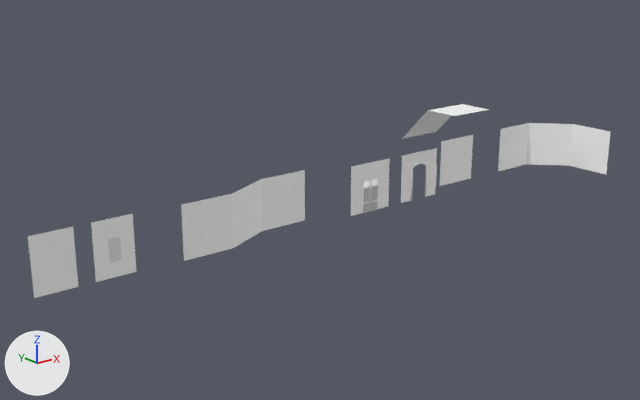
Before and after pictures for a commit that changed the FBX model LaunchpadMacaques_Capstone/Assets/Models/wall_Maya.fbx.
Before and after are seen from a 50 mm camera at (-993.0, -899.0, 348.0) aimed at (-297.0, -29.0, 0.0). Lighting does not change. The marker at lower left points along +X, +Y and +Z. Where no turn or scale is listed for an object, it has been applied to the vertices. Vertices at the same position are counted once.

Objects in the first picture: 'Door_Frame', 'Door_Frame.001', 'Door_L', 'Door_R', 'Long wall_LOD2.003', 'Long wall_LOD2.004', 'Roof/floor', 'Round wall', 'Short wall_LOD2', 'Short wall_LOD2.001', 'arch'.
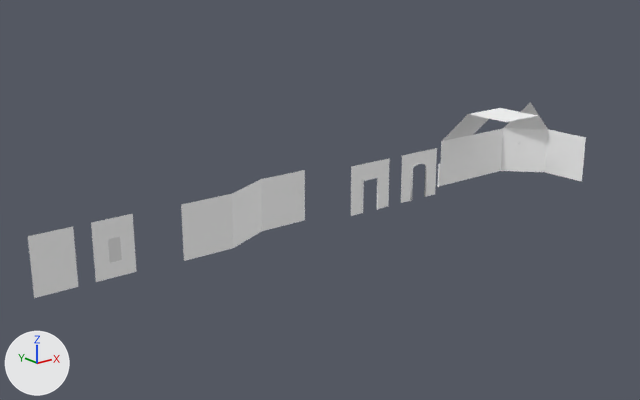
Where the newer file only moved an object's origin or applied its transform, the numbers keep the older frame.

The change, as a list of edits to the scene's bpy script:
```text
Change me_mesh_012:
    where me_mesh_012.from_pydata(...)  # 25 vertices, 16 faces; spans x -70.0..0.0, y 0.0..50.0, z 0.0
    used by ob_roof_floor; location = (-54.0, -100.0, 101.0)
    me_mesh_012 part 1: the whole mesh is scaled about its middle by (1, 1.4, 1), then moved by (78.2, -13.7, -14.9)
Add me_mesh_018:
    me_mesh_018.from_pydata([(-49.5, 49.5, 0.0), (-49.5, 0.0, 49.5), (0.0, 0.0, 0.0)], [], [(1, 0, 2)])
    me_mesh_018.materials.append(mat_brick)  # its picture is missing
Change ob_door_r:
    ob_door_r.location: (-222.0, -30.0, -34.0) -> (53.0, -69.0, 30.0)
    ob_door_r.rotation_euler: (0.0, 0.0, 0.0) -> (-3.142, 0.0, 0.0)  # degrees (0, 0, 0) -> degrees (-180, 0, 0)
    ob_door_r.scale: (1.0, 1.0, 1.0) -> (0.25, 0.354, 0.01)
Change ob_wood_trim:
    ob_wood_trim.location: (-53.0, -4.0, -34.0) -> (-46.0, -4.0, -34.0)
Change ob_arch:
    ob_arch.location: (-54.0, 0.0, 51.0) -> (24.0, -4.0, 36.0)
Change ob_round_wall:
    ob_round_wall.location: (208.0, -124.0, -34.0) -> (144.0, -124.0, -34.0)
Change ob_door_l:
    ob_door_l.location: (-196.0, -30.0, -34.0) -> (53.0, -69.0, 30.0)
    ob_door_l.rotation_euler: (0.0, 0.0, 0.0) -> (-3.142, 0.0, 0.0)  # degrees (0, 0, 0) -> degrees (-180, 0, 0)
    ob_door_l.scale: (1.0, 1.0, 1.0) -> (0.25, 0.354, 0.01)
Add ob_arch__round_wall:
    ob_arch__round_wall = bpy.data.objects.new('arch (Round wall)', me_mesh_018)
    ob_arch__round_wall.location = (144.0, -54.0, 36.0)
```

Boxes [x1, y1, x2, y2] around the edits, measured in the pictures (640 x 400 px):
'Round wall', moved: before [498, 123, 610, 175]; after [471, 128, 586, 182]
'arch', moved: before [402, 110, 451, 139]; after [442, 114, 489, 141]
'Roof/floor', mesh rescaled (13% wider, 15% taller): before [429, 104, 489, 116]; after [470, 108, 538, 122]
'arch (Round wall)', added: after [504, 102, 548, 129]
'Door_R', moved, turned, rescaled (not visible afterwards): before [363, 180, 371, 213]
'Door_L', moved, turned, rescaled (not visible afterwards): before [370, 178, 378, 211]
'wood Trim', moved (not visible before): after [437, 164, 441, 187]
